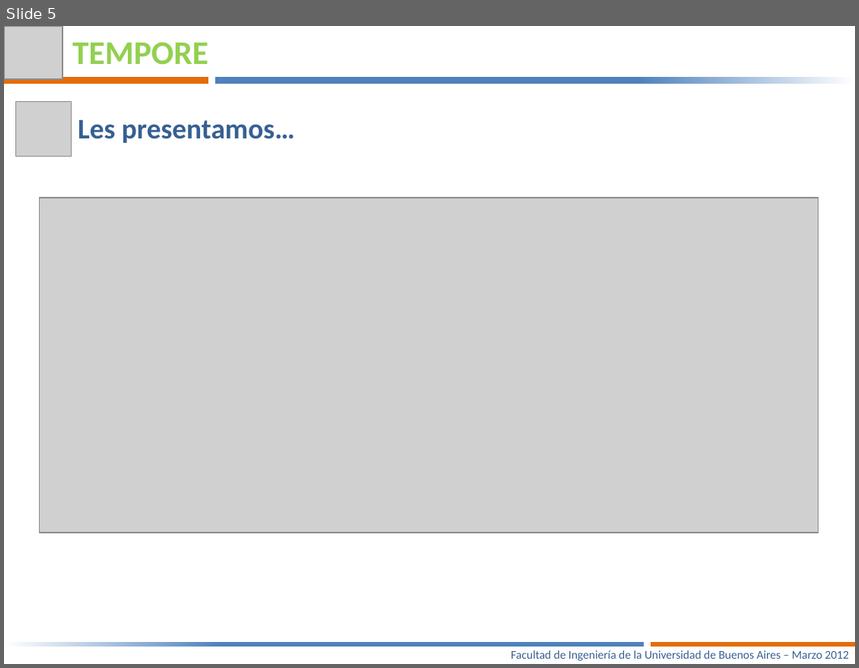
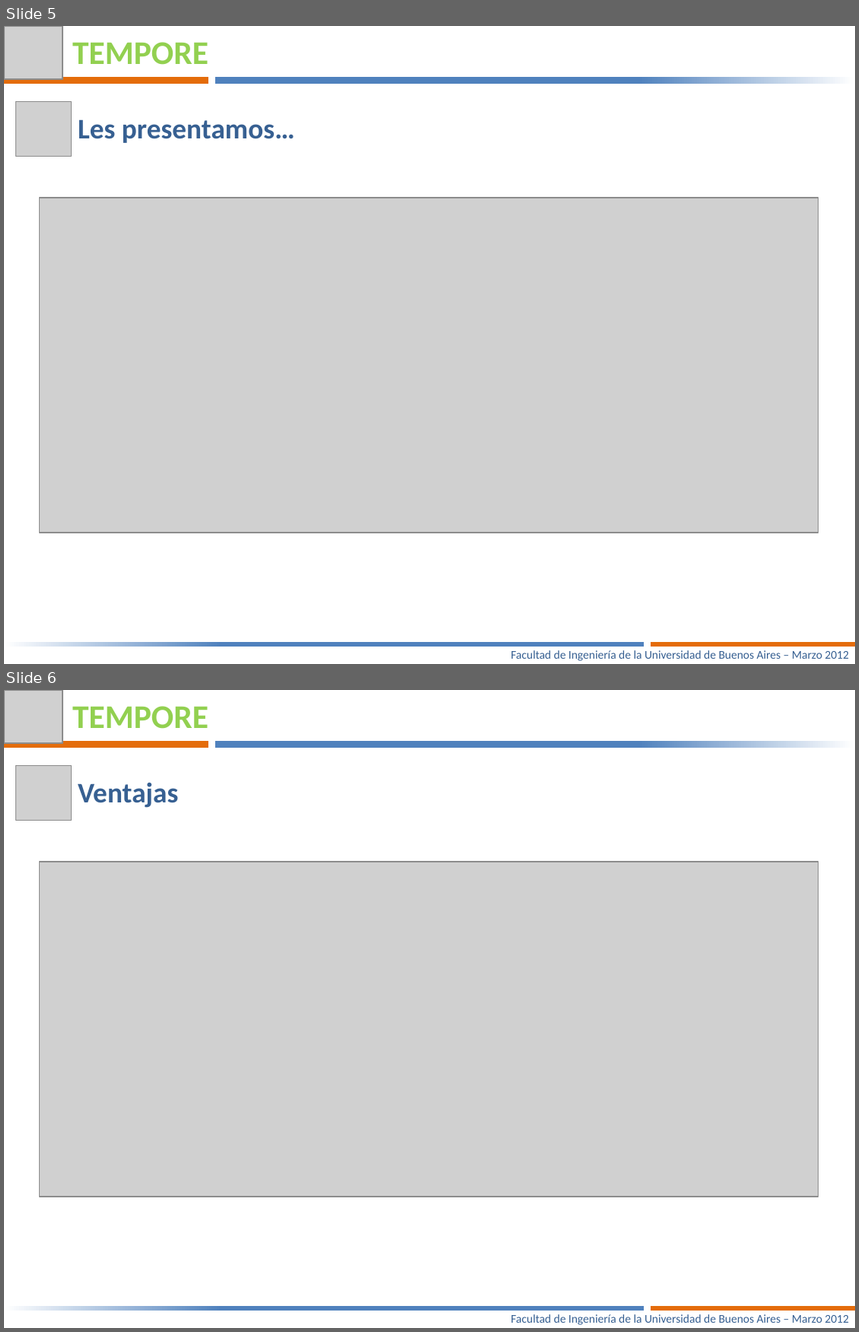
Before and after one commit to joshishimla99/tempore, a slide deck: docs/Presentacion Final/Tempore – Manejá tus tiempos-V3.pptx. Shown one above the other, each under a label of ours: slide 5 before the commit, slides 5 and 6 after it. The pictures are 859x668 and 859x1332 pixels, drawn with LibreOffice and Linux fonts; fonts in the diff are those of the drawing; grey boxes stand for pictures. Boxes give left, top, right and bottom in pixels: in the first picture for what was removed or moved away, otherwise in the second. Text is boxed around its words. In the diff, an @@ line names an element or a change of style, - is before the commit and + after.

Commit message:
update presentacion

```diff
--- a/docs/Presentacion Final/Tempore – Manejá tus tiempos-V3.pptx
+++ b/docs/Presentacion Final/Tempore – Manejá tus tiempos-V3.pptx
@@ slide 6 added at bbox=[4, 690, 855, 1328], background #FFFFFF @@
@@ picture added at bbox=[4, 690, 63, 744] @@
@@ text added at bbox=[72, 706, 208, 729], 28 pt, text #92D050, bold @@
+TEMPORE
@@ rectangle added at bbox=[4, 741, 208, 748], fill #E46C0A @@
@@ rectangle added at bbox=[215, 741, 855, 748], fill gradient #FFFFFF to #4F81BD @@
@@ picture added at bbox=[16, 766, 71, 821] @@
@@ text added at bbox=[78, 783, 178, 808], 24 pt, text #376092, bold @@
+Ventajas
@@ picture added at bbox=[39, 862, 818, 1198] @@
@@ rectangle added at bbox=[4, 1306, 644, 1310], fill gradient #FFFFFF to #4F81BD @@
@@ text added at bbox=[511, 1315, 848, 1325], 10 pt, text #376092 @@
+Facultad de Ingeniería de la Universidad de Buenos Aires – Marzo 2012
@@ rectangle added at bbox=[651, 1306, 855, 1310], fill #E46C0A @@
```
Also in this commit, not shown: 1 other file.
